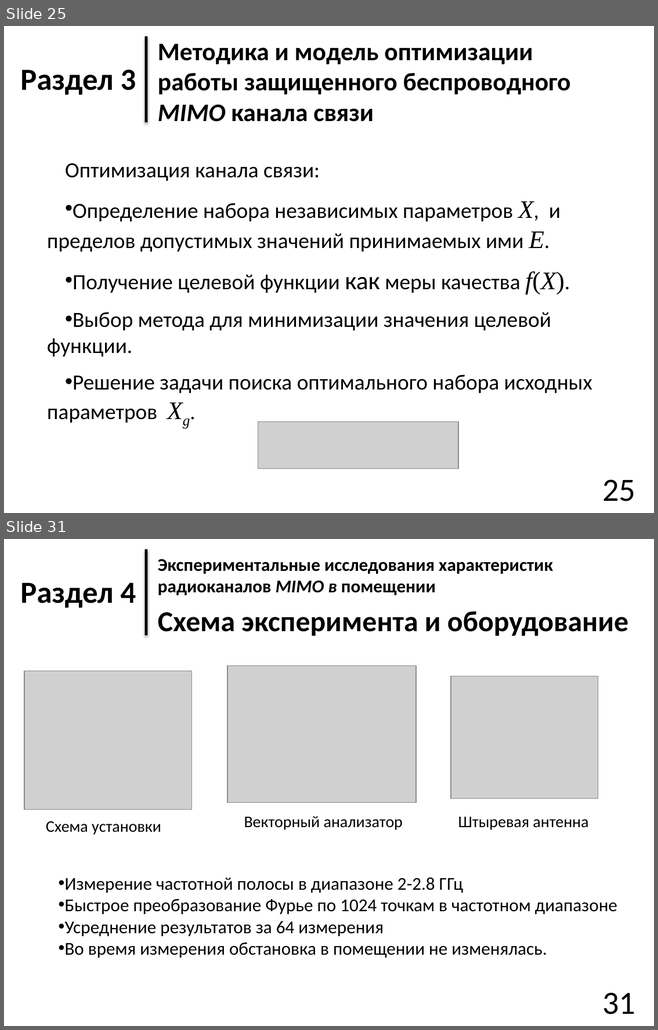
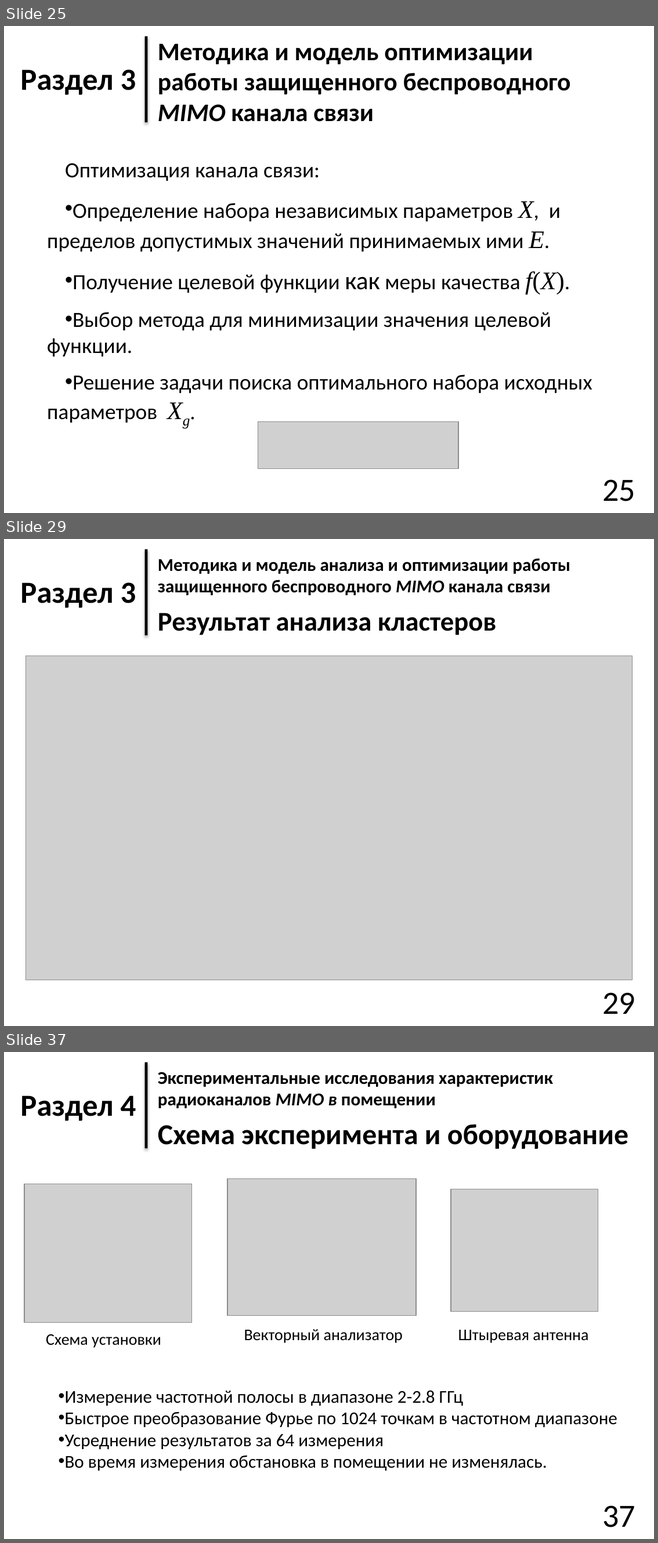
Before and after one commit to Teivaz/diss, a slide deck: Presentation/Презентация_8.pptx. Shown one above the other, each under a label of ours: slides 25 and 31 before the commit, slides 25, 29 and 37 after it; the slides between them are not shown. The pictures are 658x1030 and 658x1543 pixels, drawn with LibreOffice and Linux fonts; fonts in the diff are those of the drawing; grey boxes stand for pictures. Boxes give left, top, right and bottom in pixels: in the first picture for what was removed or moved away, otherwise in the second. Text is boxed around its words. In the diff, an @@ line names an element or a change of style, - is before the commit and + after.

Commit message:
added presentation updated presentation added pictures

```diff
--- a/Presentation/Презентация_8.pptx
+++ b/Presentation/Презентация_8.pptx
@@ slide 29 added at (x1=4, y1=539, x2=654, y2=1026), background #FFFFFF @@
@@ line added from (146, 549) to (146, 635), #000000 3 pt @@
@@ text added at (x1=158, y1=558, x2=570, y2=595), 20 pt, text #000000, bold @@
+Методика и модель анализа и оптимизации работы защищенного беспроводного MIMO канала связи
@@ text added at (x1=20, y1=583, x2=136, y2=608), 34 pt, text #000000, bold @@
+Раздел 3
@@ text added at (x1=158, y1=613, x2=496, y2=635), 30 pt, text #000000, bold @@
+Результат анализа кластеров
@@ picture added at (x1=25, y1=656, x2=632, y2=980) @@
@@ page number added at (x1=602, y1=993, x2=635, y2=1014), 36 pt, text #000000 @@
+29
@@ what was slide 31 is now slide 37 @@
@@ page number at (x1=602, y1=1506, x2=635, y2=1528): text changed @@
-31
+37
```
Also in this commit, not shown: 6 slides changed, 8 other slides added, 17 other files.
